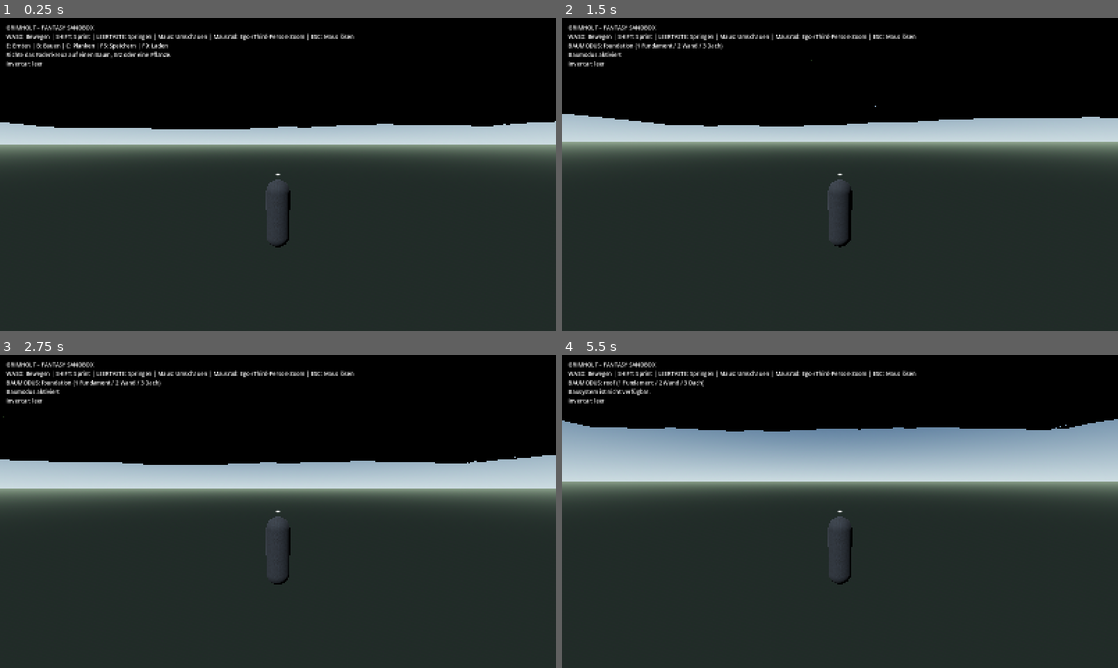
Above: before the commit, frames 1-4 (two rows, left to right).
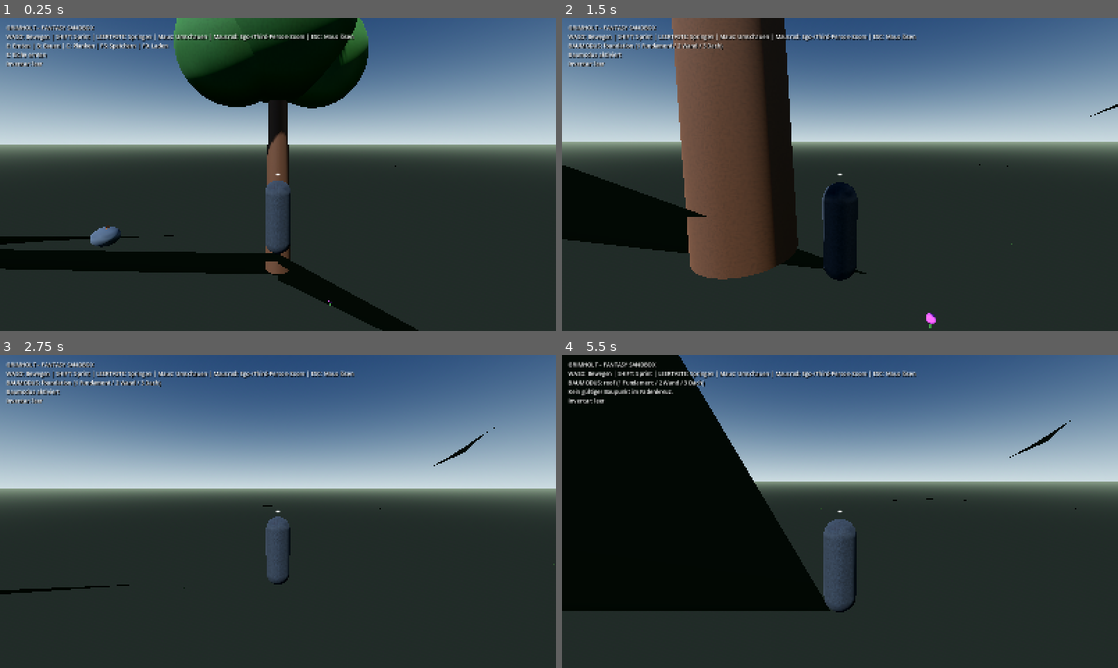
Above: after the commit, the same moments.

Repository: HazelTheSquirrel/Grimholt-Test
Game: Godot game, scene res://scenes/main.tscn
The game is run twice, just before and just after one commit, with the same random seed, the same clock (stepped at 60 frames per second) and the same inputs.
Inputs (mouse positions are in pixels of both pictures, inside the frame that each line leads up to):
- Up to frame 1 (0.25 s): no input
- Up to frame 2 (1.5 s): tap Enter at 0.5 s; move the mouse to (867, 174) at 0.52 s; hold W (move_forward) from 0.53 s (still down); tap E at 0.6 s; click (867, 174) at 0.67 s; tap Space at 0.77 s; move the mouse to (812, 174) at 1.27 s; tap B at 1.35 s
- Up to frame 3 (2.75 s): keep holding W (move_forward); tap Space at 1.52 s; move the mouse to (289, 505) at 2.02 s; tap 1 at 2.1 s
- Up to frame 4 (5.5 s): keep holding W (move_forward); move the mouse to (834, 517) at 2.77 s; tap 2 at 2.85 s; click (834, 517) at 2.92 s; tap Space at 3.02, 3.77, 4.52 s; move the mouse to (878, 514) at 3.52 s; tap 3 at 3.6 s; move the mouse to (795, 508) at 4.27 s; tap C at 4.35 s; move the mouse to (845, 511) at 5.02 s; hold Shift from 5.03 s (still down); click (845, 511) at 5.17 s

The runs differ from the first frame. In frame 1, 35% of the frame differs, in the area x 0-100%, y 0-100%; in frame 2, 46%; in frame 3, 34%; in frame 4, 41%.
Error before the commit: Parse Error: Too many arguments for "get_safe_spawn_position()" call. Expected at most 0 but received 1. (res://scripts/main.gd:23)

Commit message:
Calculate safe spawn height at the scene spawn marker

Diff:
--- a/Grimholt/scripts/world/terrain_world.gd
+++ b/Grimholt/scripts/world/terrain_world.gd
@@ -140,8 +140,8 @@
         active_chunks[spawn_key] = _create_chunk(spawn_key.x, spawn_key.y)
     _pending_chunks.erase(spawn_key)
 
-func get_safe_spawn_position() -> Vector3:
-    return Vector3(0.0, height_at(0.0, 0.0) + 0.20, 0.0)
+func get_safe_spawn_position(spawn_point: Vector3 = Vector3.ZERO) -> Vector3:
+    return Vector3(spawn_point.x, height_at(spawn_point.x, spawn_point.z) + 0.20, spawn_point.z)
 
 func update_streaming(world_position: Vector3) -> void:
     if generated_root == null or not is_instance_valid(generated_root):
